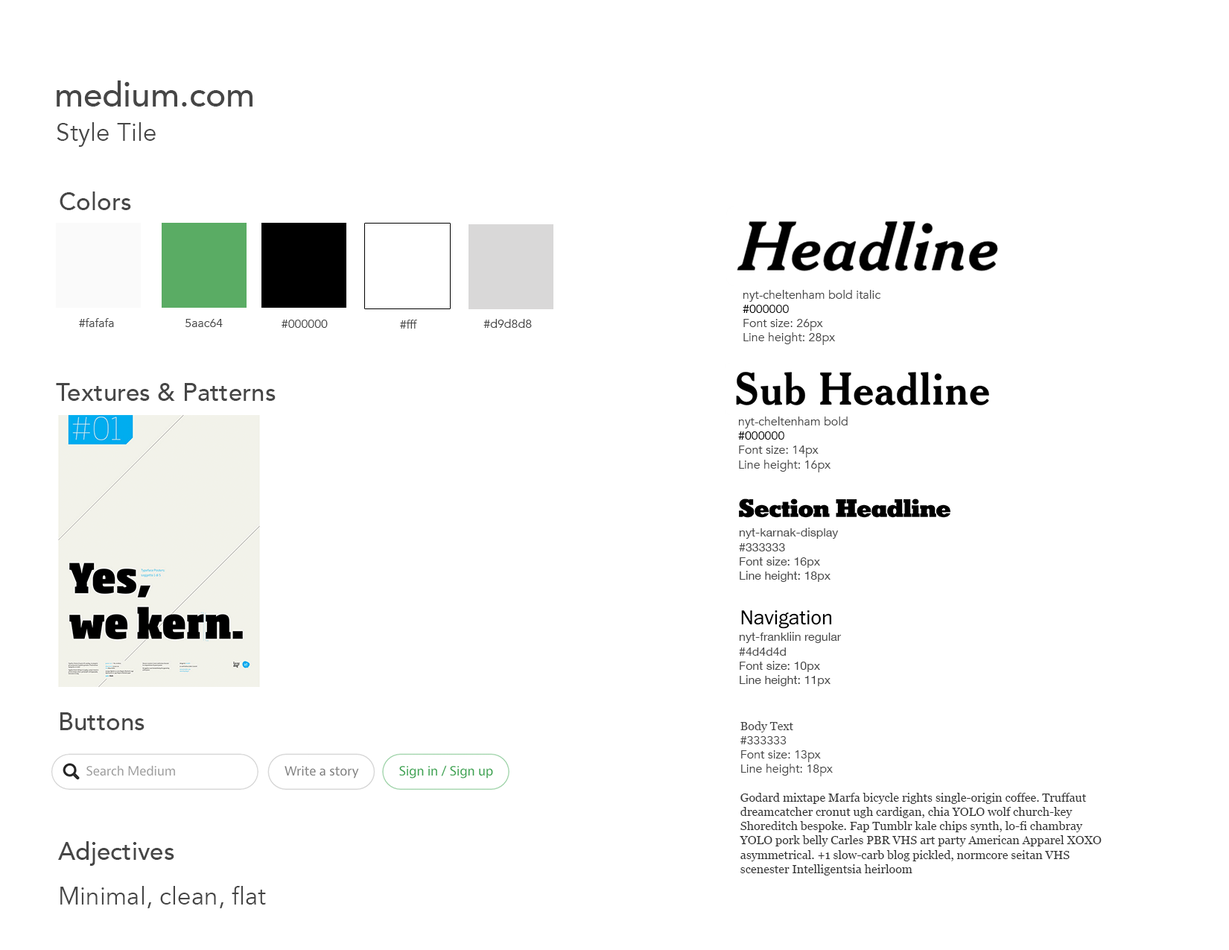
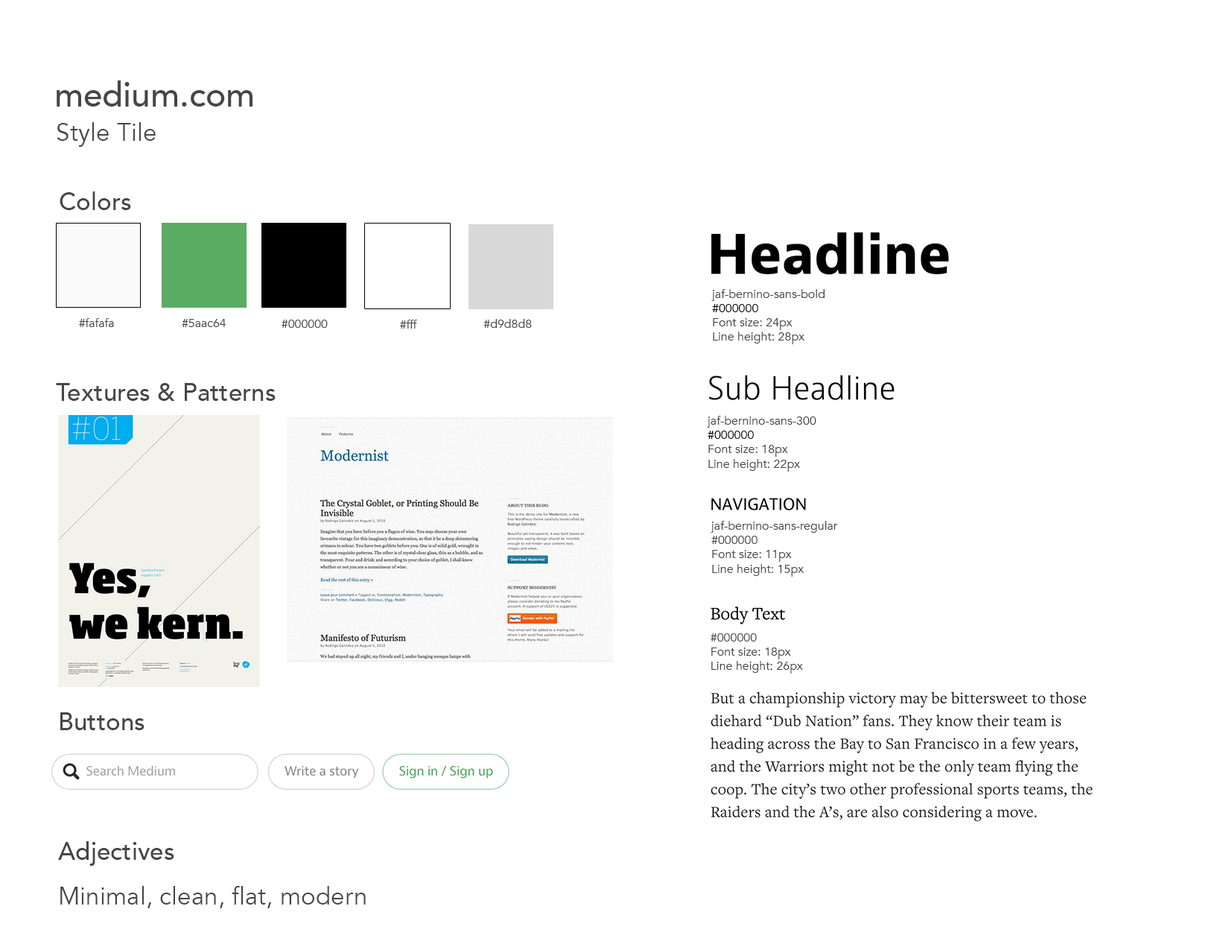
Before/after of a 1229 x 950 layered artwork. What changed in the layer stack:
painted on "#5aac64" over (x1=181, y1=318, x2=227, y2=328)
added layer "medium-texture-2" in group "Textures" over (x1=286, y1=417, x2=614, y2=664)
renamed "nyt-cheltenham bold italic #000000 Font size: 26px Line height:" to "jaf-bernino-sans-bold #000000 Font size: 24px Line height: 28px", painted on it over (x1=711, y1=289, x2=882, y2=345)
renamed "cheltenham-headline" to "jaf-berninosans-headline", painted on it over (x1=710, y1=220, x2=999, y2=313)
painted on "subhead-font name, #hexcode copy" over (x1=707, y1=415, x2=848, y2=473)
renamed "cheltenham-subhead" to "jaf-berninosans-subhead", painted on it over (x1=707, y1=371, x2=990, y2=450)
removed layer "font info" (1st of 2, in "headline/subhead/text") from group "headline/subhead/text" over (x1=739, y1=527, x2=839, y2=582)
renamed "nyt-karnak-header" to "jaf-berninosans-nav", painted on it over (x1=711, y1=497, x2=951, y2=524)
painted on "font info" (in "headline/subhead/text") over (x1=710, y1=520, x2=842, y2=687)
added layer "freight-body-sample" in group "headline/subhead/text" over (x1=710, y1=691, x2=1096, y2=839)
moved "subhead-font name, #hexcode" above "freight-text-body", painted on it over (x1=710, y1=633, x2=1102, y2=876)
renamed "nyt-navigation" to "freight-text-body", painted on it over (x1=710, y1=606, x2=833, y2=633)
painted on "adjective 2" over (x1=267, y1=885, x2=366, y2=909)
